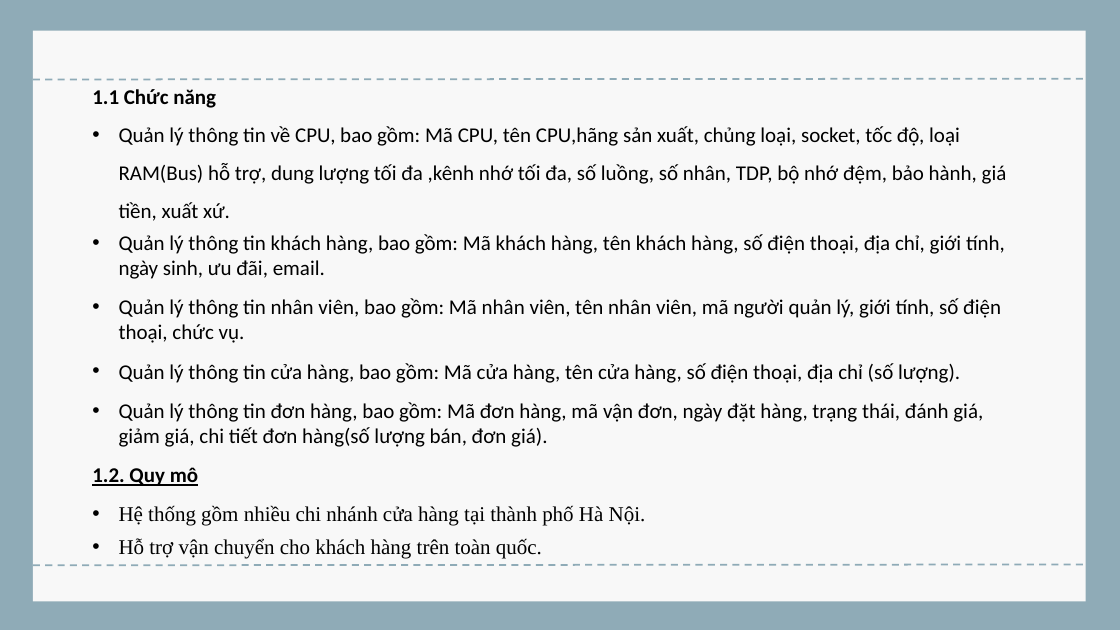
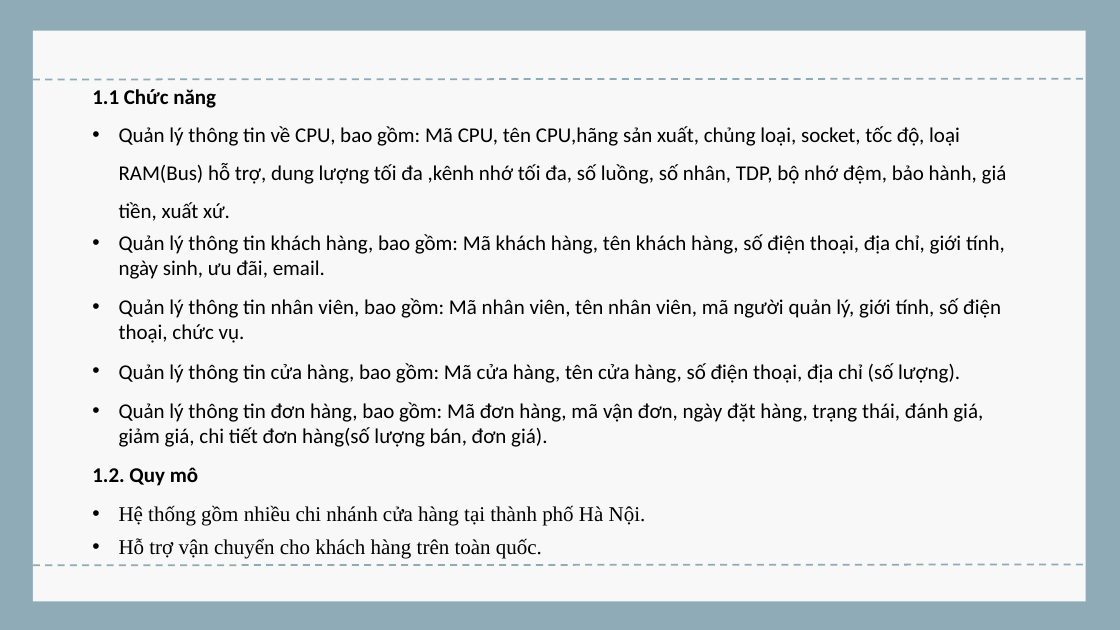
Before and after one commit to dinhminhlh/Major-Assignment-DataBase, a slide deck: slide 5 of CSDL_1_2_22_N04_NHOM07_Loading.pptx. Drawn at 1120x630 pixels with LibreOffice and Linux fonts; fonts in the diff are those of the drawing. Boxes give left, top, right and bottom in pixels: in the first picture for what was removed or moved away, otherwise in the second. Text is boxed around its words. In the diff, an @@ line names an element or a change of style, - is before the commit and + after.

```diff
--- a/CSDL_1_2_22_N04_NHOM07_Loading.pptx
+++ b/CSDL_1_2_22_N04_NHOM07_Loading.pptx
@@ text at (x1=92, y1=467, x2=198, y2=486): underline off in "1.2. Quy mô" @@
```
Also in this commit, not shown: 2 other slides changed, 1 slide added, 1 slide removed.
